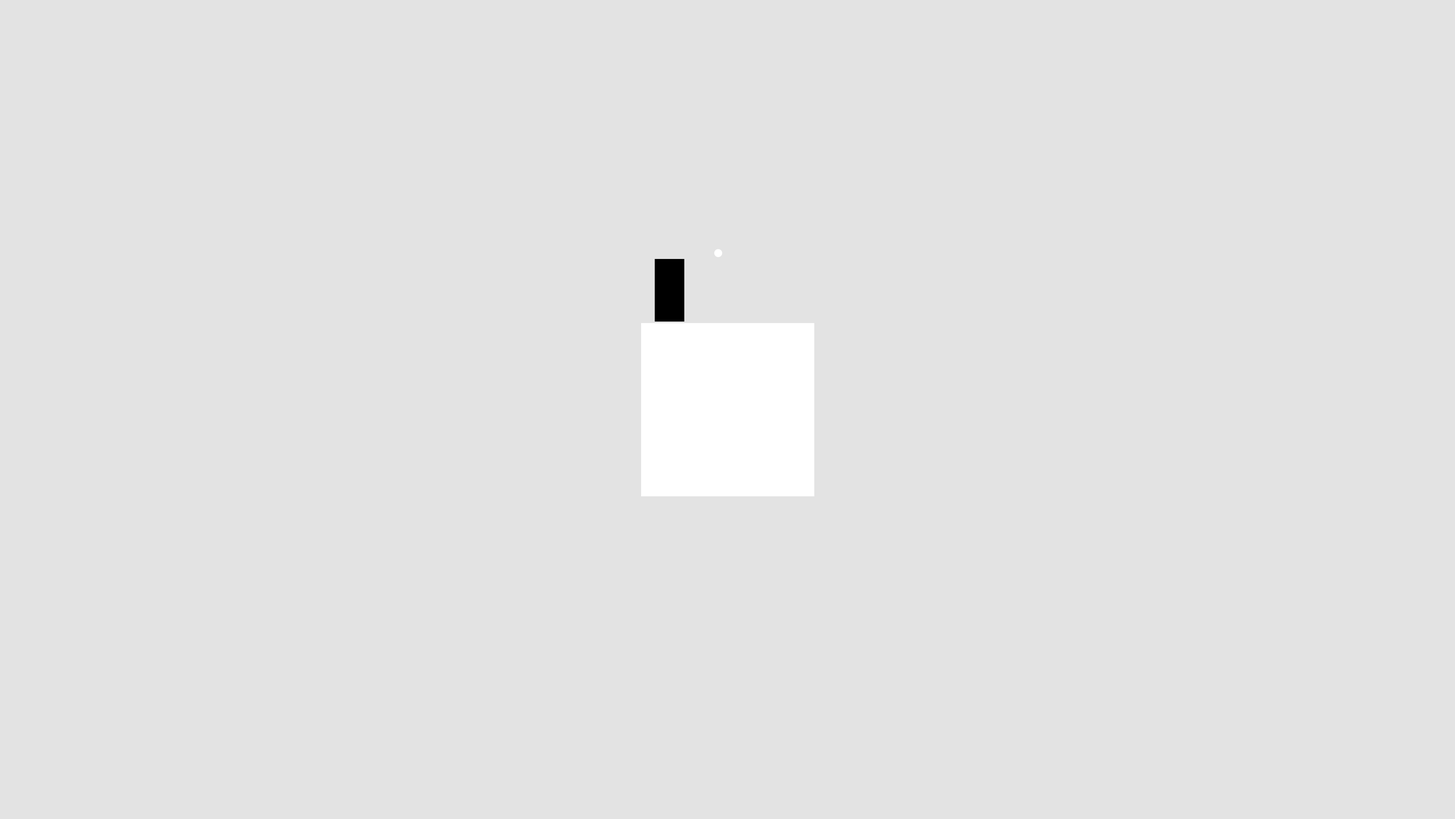
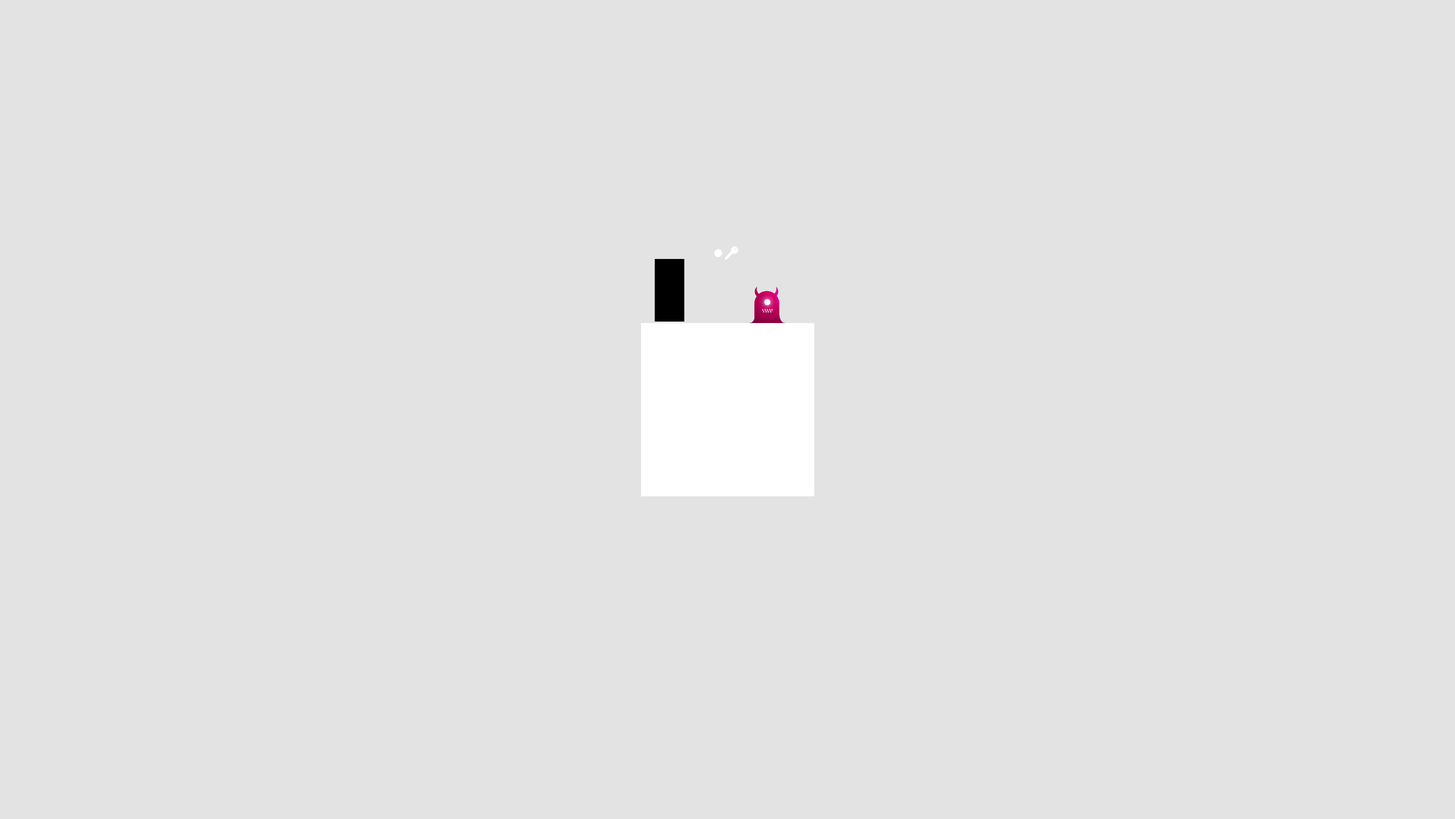
Layer changes from the first 1455px x 819px image to the second:
added layer "Enemy" above "Key" over (x1=749, y1=286, x2=786, y2=323)
added layer "Key" above "Coin" over (x1=725, y1=246, x2=739, y2=260)
